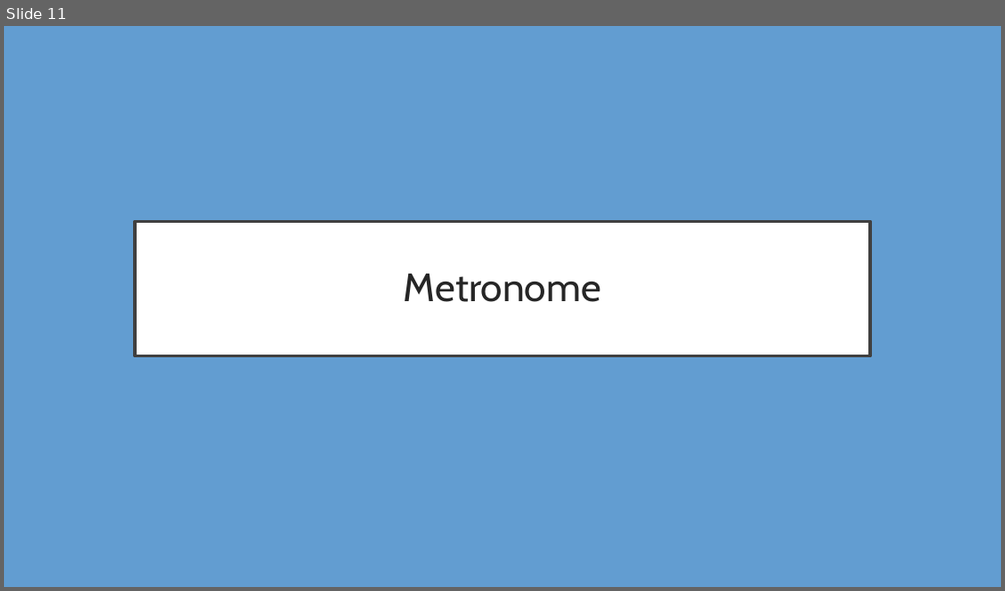
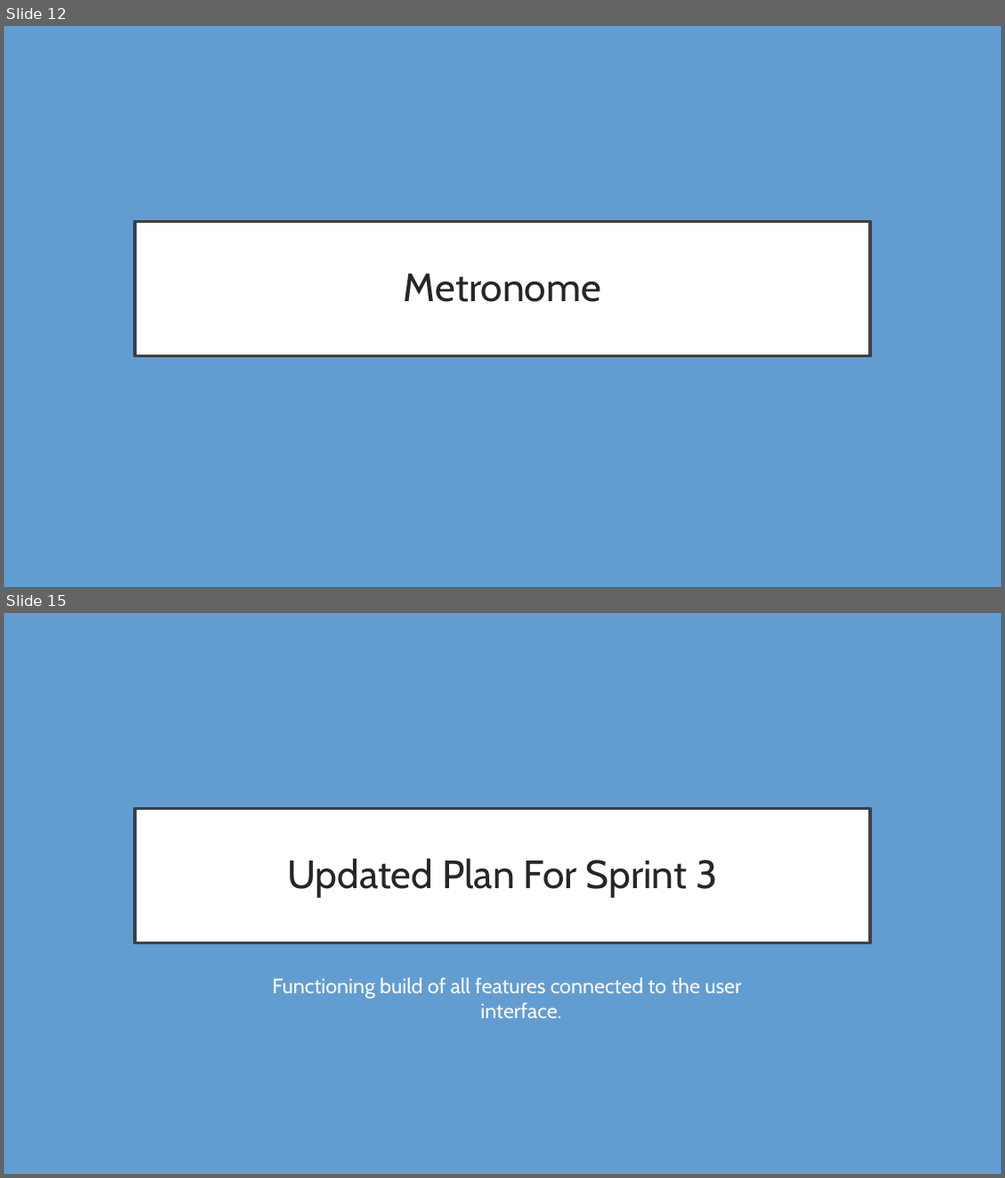
Before and after one commit to Thatawesomeguy4/FiddlePracticeAppCPSC4910, a slide deck: Fid'Lin Presentation2.pptx. Shown one above the other, each under a label of ours: slide 11 before the commit, slides 12 and 15 after it; the slides between them are not shown. The pictures are 1005x591 and 1005x1178 pixels, drawn with LibreOffice and Linux fonts; fonts in the diff are those of the drawing. Boxes give left, top, right and bottom in pixels: in the first picture for what was removed or moved away, otherwise in the second. Text is boxed around its words. In the diff, an @@ line names an element or a change of style, - is before the commit and + after.

```diff
--- a/Fid'Lin Presentation2.pptx
+++ b/Fid'Lin Presentation2.pptx
@@ slide 15 added at (4,613,1001,1174), background #629DD1 @@
@@ title added at (135,808,870,943), fill #FFFFFF, outline #404040 3 pt, 38 pt, text #262626 @@
+Updated Plan For Sprint 3
@@ subtitle added at (272,977,741,1018), 20 pt, text #FEFEFE @@
+Functioning build of all features connected to the user interface.
@@ what was slide 11 is now slide 12 @@
```
Also in this commit, not shown: 1 slide changed, 2 other slides added.
